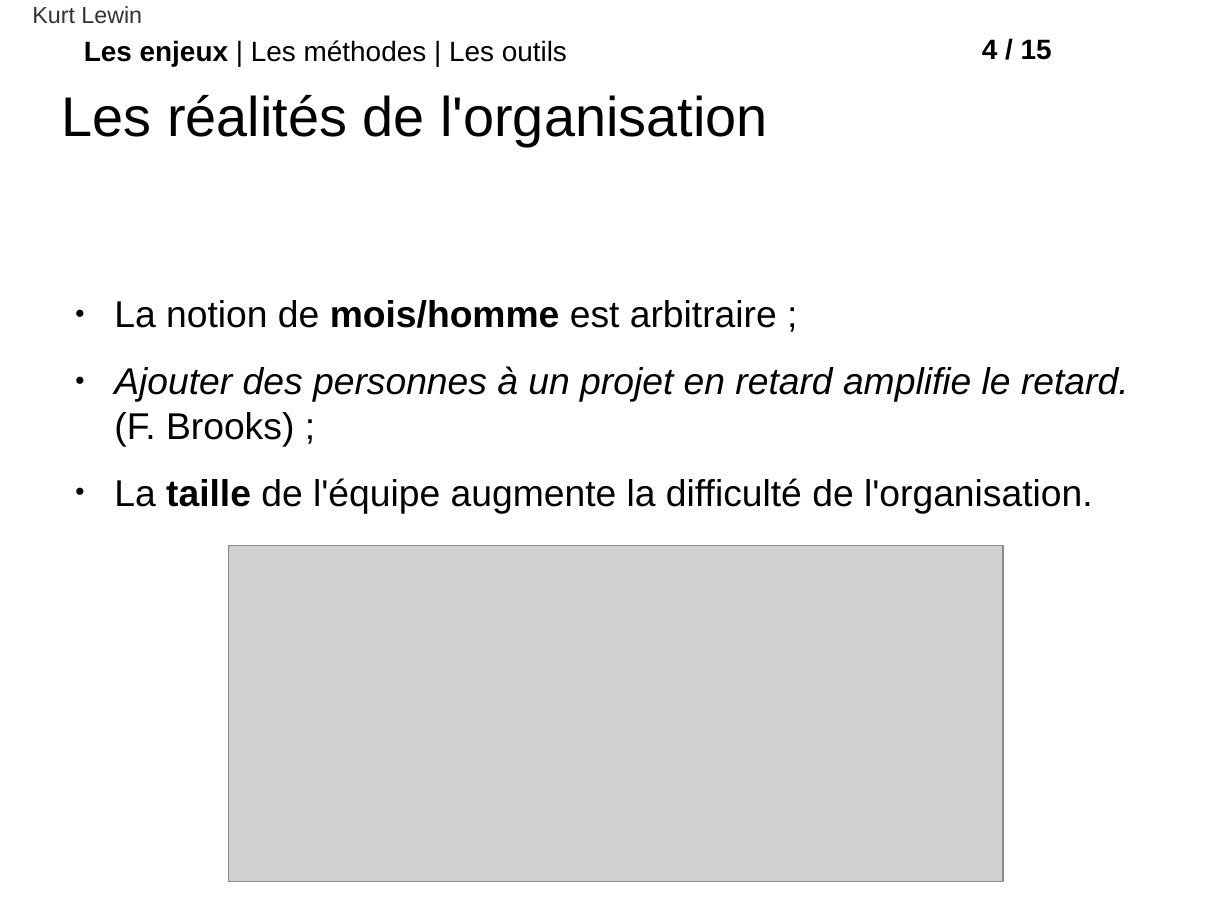
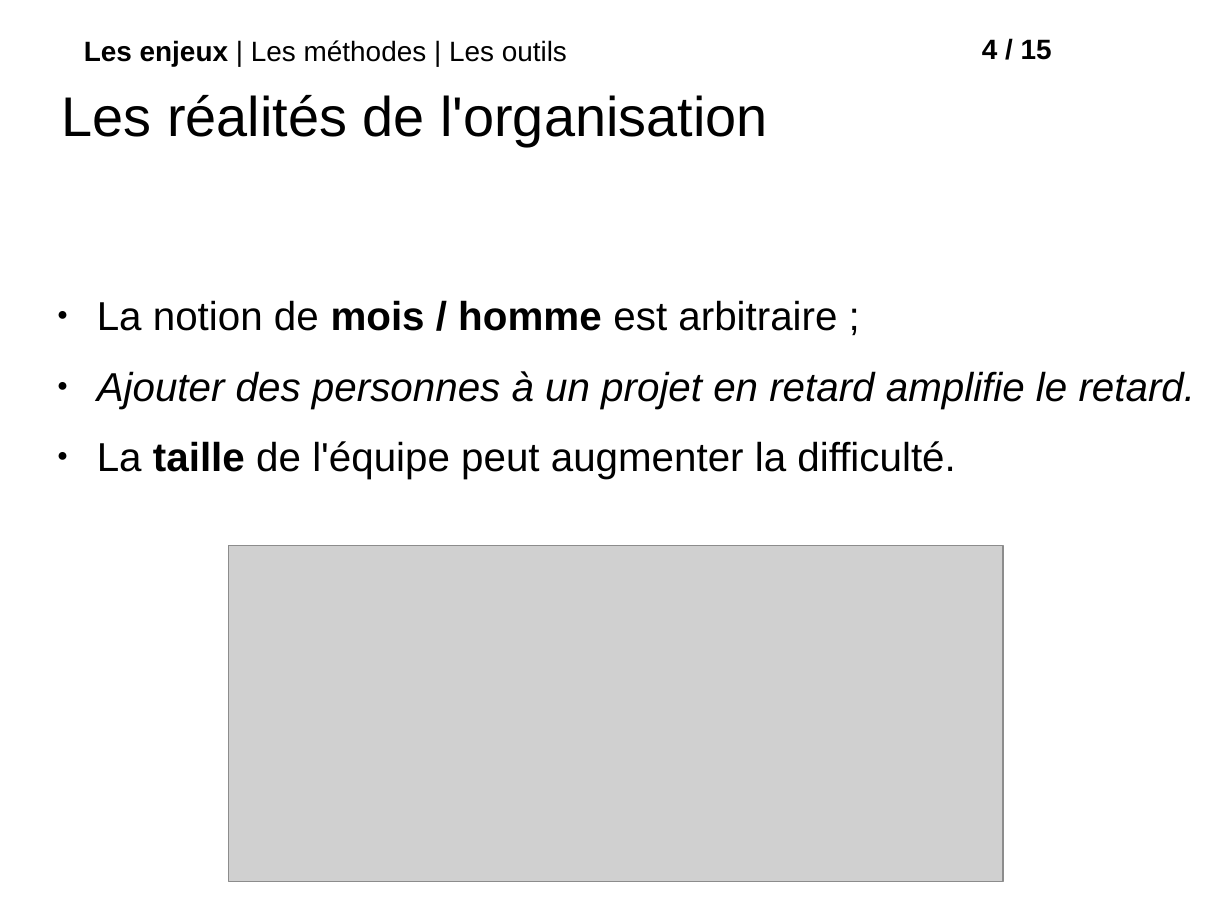
Before and after one commit to roipoussiere/organisation-collaborative-du-travail, a slide deck: slide 5 of organisation_collaborative_du_travail.odp. Drawn at 1232x924 pixels with LibreOffice and Linux fonts; fonts in the diff are those of the drawing; grey boxes stand for pictures; background and template pictures are left out. Boxes give left, top, right and bottom in pixels: in the first picture for what was removed or moved away, otherwise in the second. Text is boxed around its words. In the diff, an @@ line names an element or a change of style, - is before the commit and + after.

Commit message:
finalisation diapo et ajout de nouvelles images

```diff
--- a/organisation_collaborative_du_travail.odp
+++ b/organisation_collaborative_du_travail.odp
@@ text removed at (x1=32, y1=6, x2=142, y2=23) @@
-Kurt Lewin
@@ text at (x1=97, y1=300, x2=1196, y2=479): text changed; size 24.1 to 26 pt @@
-● La notion de mois/homme est arbitraire ;
-● Ajouter des personnes à un projet en retard amplifie le retard. (F. Brooks) ;
-● La taille de l'équipe augmente la difficulté de l'organisation.
+● La notion de mois / homme est arbitraire ;
+● Ajouter des personnes à un projet en retard amplifie le retard.
+● La taille de l'équipe peut augmenter la difficulté.
```
Also in this commit, not shown: 7 other slides changed, 1 slide added, 1 slide removed, 25 other files.
